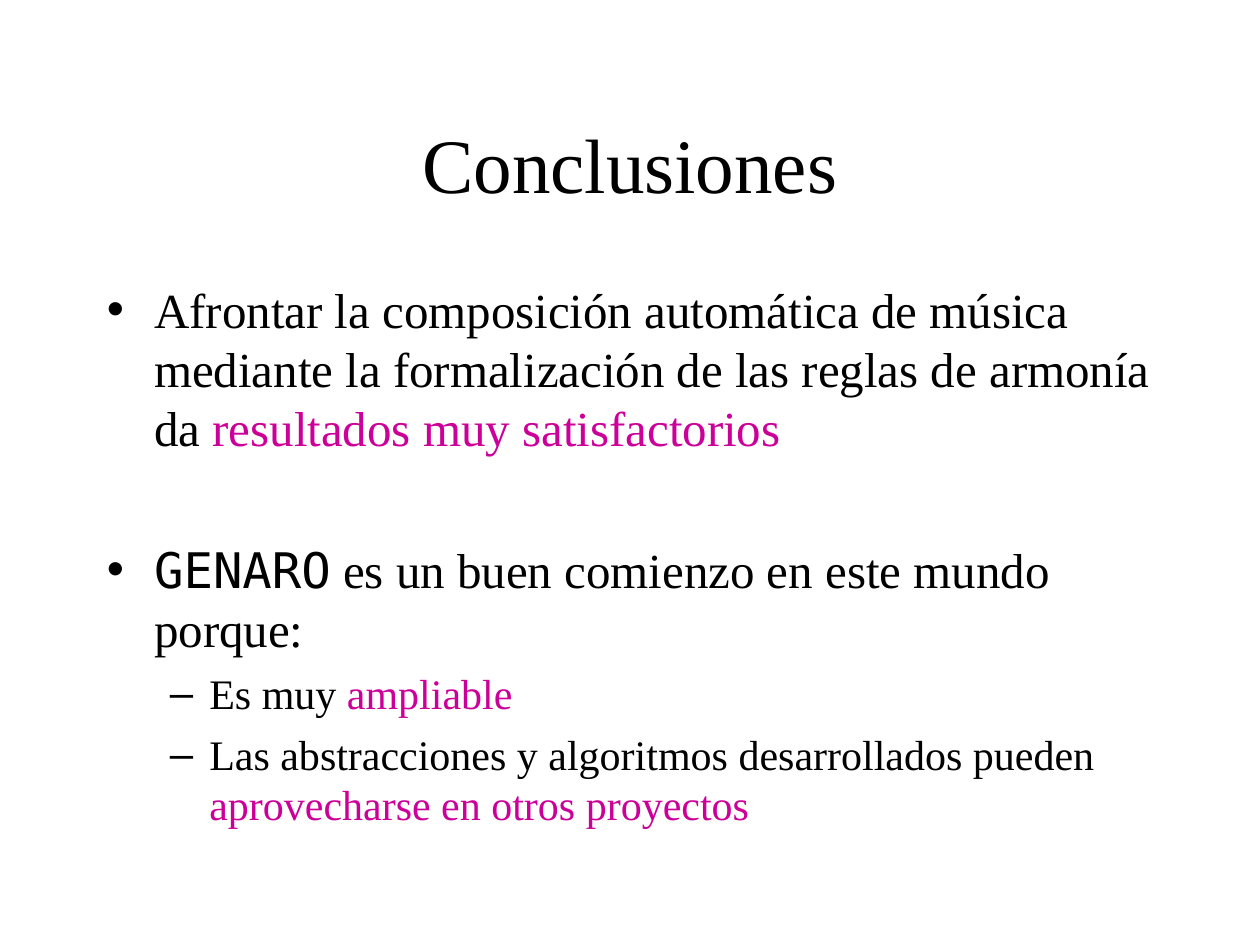
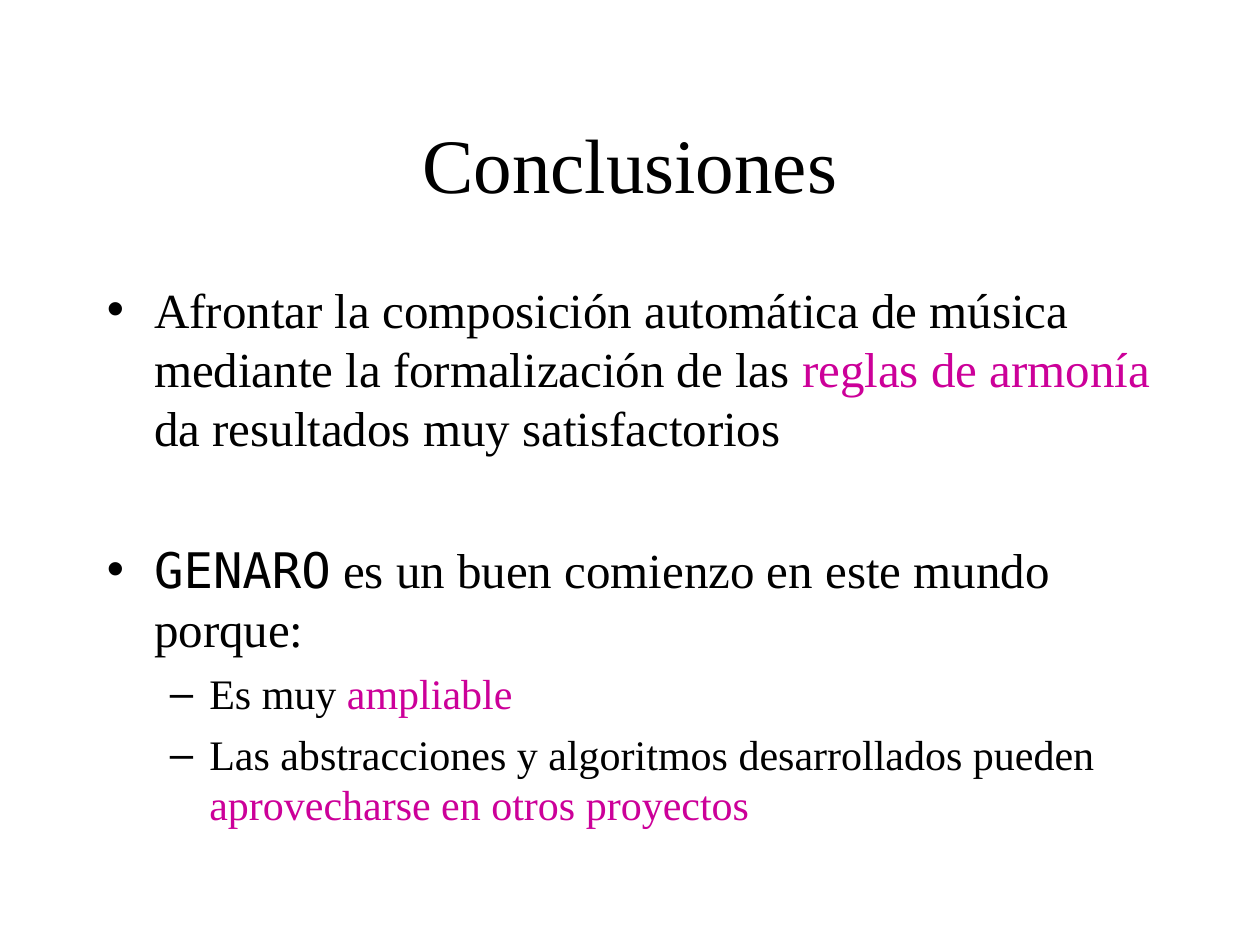
Before and after one commit to BackupTheBerlios/genaro, a slide deck: slide 37 of Documentos/MemoriaSSII/presentacion_proyecto2.ppt (slide 38 before the commit). Drawn at 1260x945 pixels with LibreOffice and Linux fonts; fonts in the diff are those of the drawing; background and template pictures are left out. Boxes give left, top, right and bottom in pixels: in the first picture for what was removed or moved away, otherwise in the second. Text is boxed around its words. In the diff, an @@ line names an element or a change of style, - is before the commit and + after.

```diff
--- a/Documentos/MemoriaSSII/presentacion_proyecto2.ppt
+++ b/Documentos/MemoriaSSII/presentacion_proyecto2.ppt
@@ text at <box>154,293,1150,455</box>: text colour #000000 to #CC0099 in "reglas de armonía"; text colour #CC0099 to #000000 in "resultados muy satisfactorios" @@
```
Also in this commit, not shown: 16 other slides changed, 1 slide removed.
